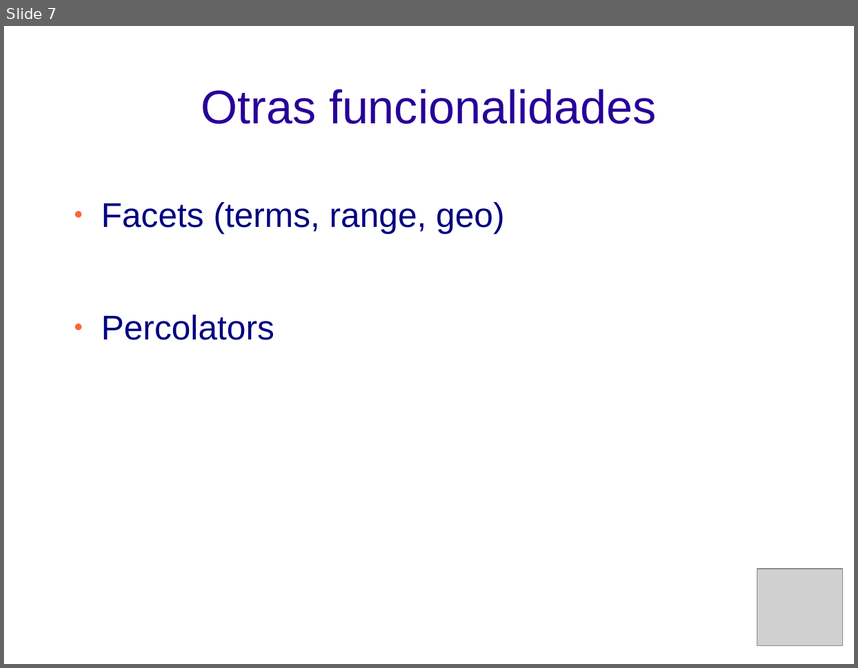
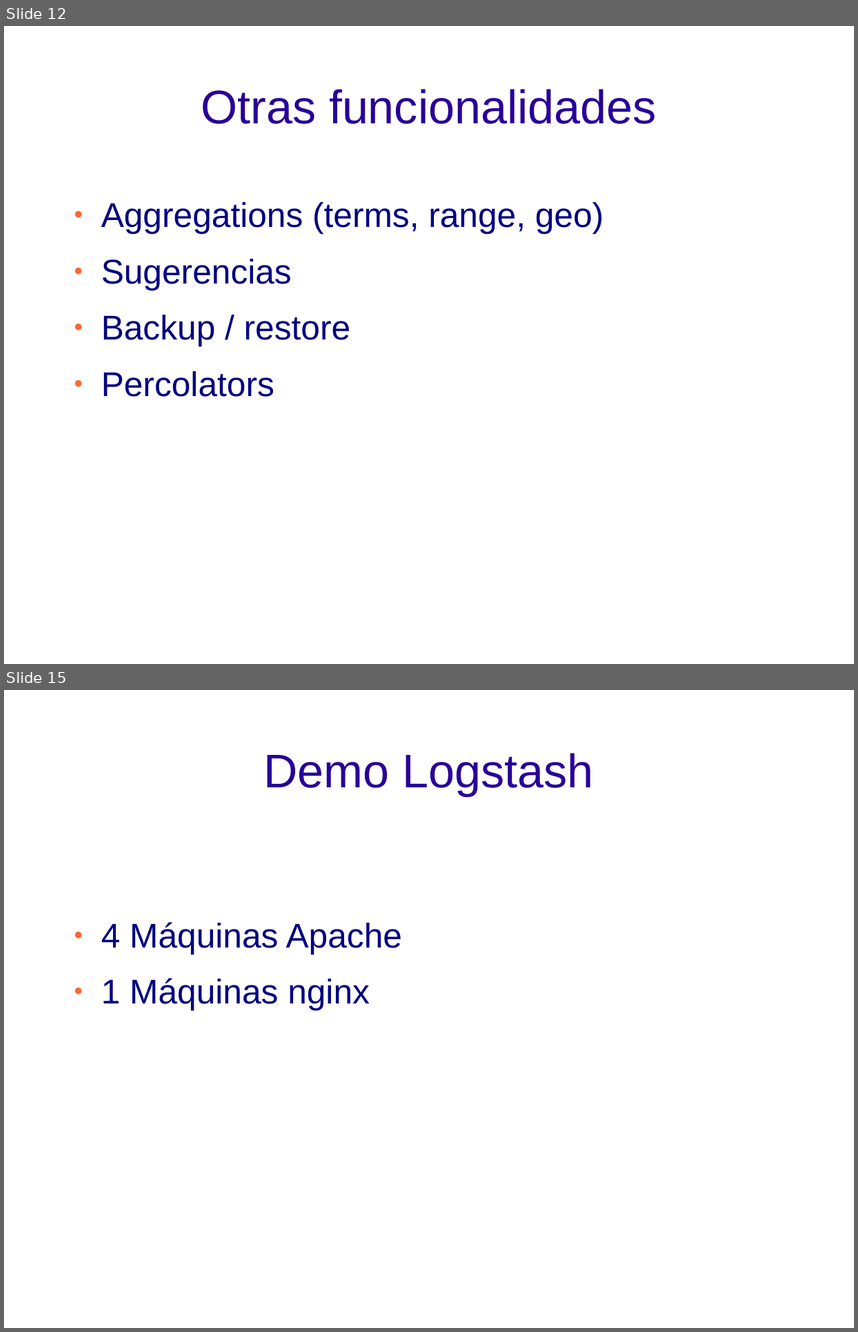
Before and after one commit to davidsf/charla_elasticsearch, a slide deck: elasticsearch.odp. Shown one above the other, each under a label of ours: slide 7 before the commit, slides 12 and 15 after it; the slides between them are not shown. The pictures are 858x668 and 858x1332 pixels, drawn with LibreOffice and Linux fonts; fonts in the diff are those of the drawing; grey boxes stand for pictures; background and template pictures are left out. Boxes give left, top, right and bottom in pixels: in the first picture for what was removed or moved away, otherwise in the second. Text is boxed around its words. In the diff, an @@ line names an element or a change of style, - is before the commit and + after.

```diff
--- a/elasticsearch.odp
+++ b/elasticsearch.odp
@@ slide 15 added at (4, 690, 854, 1328), background picture (left out) @@
@@ title added at (264, 753, 594, 796), 44 pt, text #280099 @@
+Demo Logstash
@@ text added at (101, 922, 402, 1010), 32 pt, text #000080 @@
+● 4 Máquinas Apache
+● 1 Máquinas nginx
@@ what was slide 7 is now slide 12 @@
@@ slide 12 changed as well @@
@@ text at (101, 202, 604, 346): text changed @@
-● Facets (terms, range, geo)
+● Aggregations (terms, range, geo)
+● Sugerencias
+● Backup / restore
@@ picture removed at (757, 568, 842, 646) @@
```
Also in this commit, not shown: 6 other slides changed, 9 other slides added, 3 slides removed.
